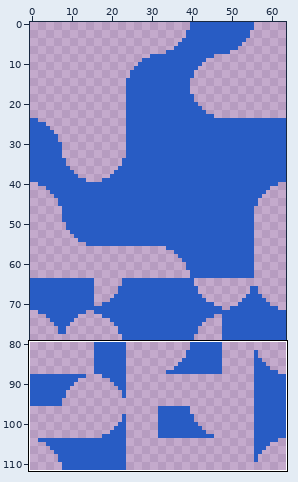
File history of a pixel-art file, Core/assets/aseprite/tiles/tile_sheets/water_dual_sheet.aseprite. Above, an overview of the earlier version with the close-up marked.
Close-up. Before the commit:
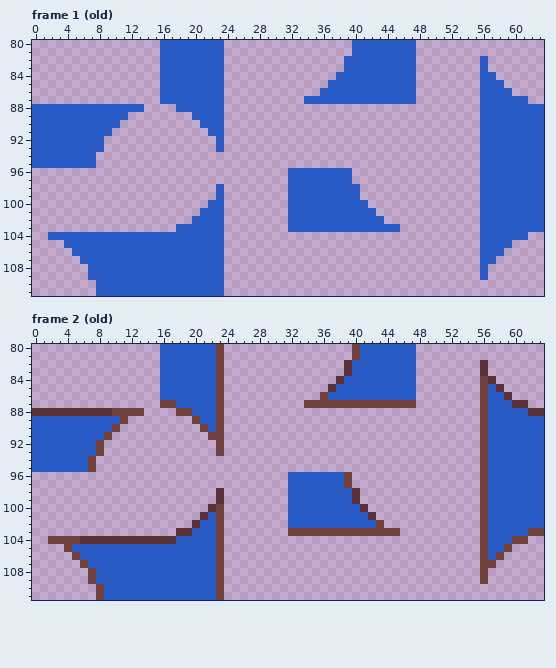
64x112 pixels, 13 frames. Shown: frame 1 (old): x 0..63, y 80..111; frame 2 (old): x 0..63, y 80..111. The commit also changed other frames or places, which this record leaves out.
Once edited:
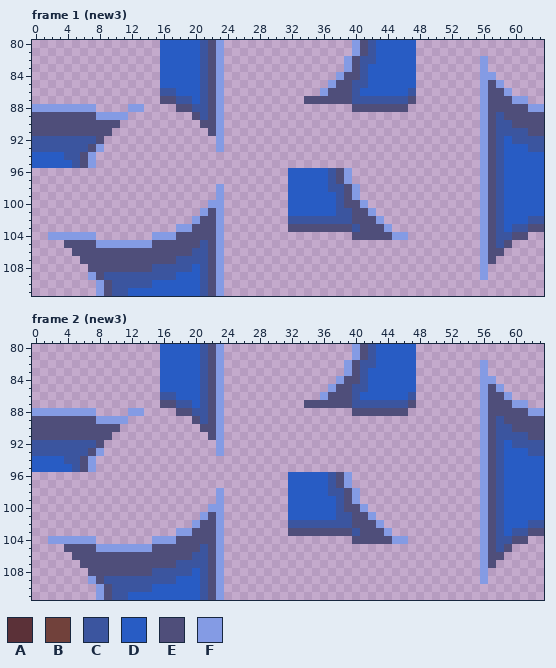
Palette (. is transparent): A #5b3138  B #71413b  C #3b559f  D #285cc4  E #4f4e7a  F #849be4
From old to new:
--- frame 1 (new3), layers "Layer 1", "Layer"
@@ x 0..63 @@
- 80 ................DDDDDDDD................DDDDDDDD................
- 81 ................DDDDDDDD................DDDDDDDD................
- 82 ................DDDDDDDD...............DDDDDDDDD........D.......
- 83 ................DDDDDDDD...............DDDDDDDDD........D.......
- 84 ................DDDDDDDD..............DDDDDDDDDD........DD......
- 85 ................DDDDDDDD.............DDDDDDDDDDD........DDD.....
- 86 ................DDDDDDDD............DDDDDDDDDDDD........DDDD....
- 87 ................DDDDDDDD..........DDDDDDDDDDDDDD........DDDDDD..
- 88 DDDDDDDDDDDDDD....DDDDDD................................DDDDDDDD
- 89 DDDDDDDDDDDD........DDDD................................DDDDDDDD
- 90 DDDDDDDDDDD..........DDD................................DDDDDDDD
- 91 DDDDDDDDDD............DD................................DDDDDDDD
- 92 DDDDDDDDD..............D................................DDDDDDDD
- 93 DDDDDDDDD..............D................................DDDDDDDD
- 94 DDDDDDDD................................................DDDDDDDD
- 95 DDDDDDDD................................................DDDDDDDD
- 96 ................................DDDDDDDD................DDDDDDDD
- 97 ................................DDDDDDDD................DDDDDDDD
- 98 .......................D........DDDDDDDDD...............DDDDDDDD
- 99 .......................D........DDDDDDDDD...............DDDDDDDD
-100 ......................DD........DDDDDDDDDD..............DDDDDDDD
-101 .....................DDD........DDDDDDDDDDD.............DDDDDDDD
-102 ....................DDDD........DDDDDDDDDDDD............DDDDDDDD
-103 ..................DDDDDD........DDDDDDDDDDDDDD..........DDDDDDDD
-104 ..DDDDDDDDDDDDDDDDDDDDDD................................DDDDDD..
-105 ....DDDDDDDDDDDDDDDDDDDD................................DDDD....
-106 .....DDDDDDDDDDDDDDDDDDD................................DDD.....
-107 ......DDDDDDDDDDDDDDDDDD................................DD......
-108 .......DDDDDDDDDDDDDDDDD................................D.......
-109 .......DDDDDDDDDDDDDDDDD................................D.......
-110 ........DDDDDDDDDDDDDDDD........................................
-111 ........DDDDDDDDDDDDDDDD........................................
+ 80 ................DDDDDCEF................FECDDDDD................
+ 81 ................DDDDDCEF................FECDDDDD................
+ 82 ................DDDDDCEF...............FECCDDDDD........F.......
+ 83 ................DDDDDCEF...............FECDDDDDD........F.......
+ 84 ................DDDDDCEF..............FEECDDDDDD........FF......
+ 85 ................DDDDDCEF.............FEECCDDDDDD........FEF.....
+ 86 ................CCDDDCEF............FEEECDDDDDDC........FEEF....
+ 87 ................EECCDCEF..........EEEEEECCCCCCCE........FEEEFF..
+ 88 FFFFFFFF....FF....EECCEF................EEEEEEE.........FEEEEEFF
+ 89 EEEEEEEEFFFF........ECEF................................FECEEEEE
+ 90 EEEEEEEEEEE..........EEF................................FECCEEEE
+ 91 EEEEEEEEEE............EF................................FECCCCEE
+ 92 CCCCCCCCE..............F................................FECDCCCC
+ 93 CCCCCCCEF..............F................................FECDDDCC
+ 94 DDDDCCEF................................................FECDDDDD
+ 95 DDDDDCEF................................................FECDDDDD
+ 96 ................................DDDDDCEF................FECDDDDD
+ 97 ................................DDDDDCEF................FECDDDDD
+ 98 .......................F........DDDDDCCEF...............FECDDDDD
+ 99 .......................F........DDDDDDCEF...............FECDDDDD
+100 ......................FF........DDDDDDCEEF..............FECDDDDD
+101 .....................FEF........DDDDDDCCEEF.............FECDDDDD
+102 ....................FEEF........CCCCCCCCEEEF............FECDDDCC
+103 ..................FFEEEF........EEEEEEEECEEEF...........FECDCCEE
+104 ..FFFFFF.......FFFEEEEEF................EEEEEFF.........FECCEE..
+105 ....EEEEFFFFFFFEEEEEECEF................................FECE....
+106 .....EEEEEEEEEEEEEEECCEF................................FEE.....
+107 ......EEEEEEEEEEEECCCCEF................................FE......
+108 .......EEEEEEEECCCCCDCEF................................F.......
+109 .......FECCCCCCCCCDDDCEF................................F.......
+110 ........FECCCCCDDDDDDCEF........................................
+111 ........FECCDDDDDDDDDCEF........................................
--- frame 2 (new3), layers "Layer 1", "edge waves"
@@ x 0..63 @@
- 80 ................DDDDDDDB................BDDDDDDD................
- 81 ................DDDDDDDB................BDDDDDDD................
- 82 ................DDDDDDDB...............ADDDDDDDD........A.......
- 83 ................DDDDDDDB...............ADDDDDDDD........A.......
- 84 ................DDDDDDDB..............ADDDDDDDDD........BA......
- 85 ................DDDDDDDB.............ADDDDDDDDDD........BDA.....
- 86 ................DDDDDDDB............BDDDDDDDDDDD........BDDA....
- 87 ................BBDDDDDB..........BBBBBBBBBBBBBB........BDDDAA..
- 88 AAAAAAAAAABBBB....BBDDDB................................BDDDDDAA
- 89 DDDDDDDDDDDB........BDDB................................BDDDDDDD
- 90 DDDDDDDDDDB..........BDB................................BDDDDDDD
- 91 DDDDDDDDDB............BB................................BDDDDDDD
- 92 DDDDDDDDB..............B................................BDDDDDDD
- 93 DDDDDDDDB..............B................................BDDDDDDD
- 94 DDDDDDDB................................................BDDDDDDD
- 95 DDDDDDDB................................................BDDDDDDD
- 96 ................................DDDDDDDB................BDDDDDDD
- 97 ................................DDDDDDDB................BDDDDDDD
- 98 .......................A........DDDDDDDDA...............BDDDDDDD
- 99 .......................A........DDDDDDDDA...............BDDDDDDD
-100 ......................AB........DDDDDDDDDA..............BDDDDDDD
-101 .....................ADB........DDDDDDDDDDA.............BDDDDDDD
-102 ....................ADDB........DDDDDDDDDDDB............BDDDDDDD
-103 ..................AADDDB........BBBBBBBBBBBBBB..........BDDDDDBB
-104 ..BBBBAAAAAAAAAAAADDDDDB................................BDDDBB..
-105 ....BDDDDDDDDDDDDDDDDDDB................................BDDB....
-106 .....BDDDDDDDDDDDDDDDDDB................................BDB.....
-107 ......BDDDDDDDDDDDDDDDDB................................BB......
-108 .......BDDDDDDDDDDDDDDDB................................B.......
-109 .......BDDDDDDDDDDDDDDDB................................B.......
-110 ........BDDDDDDDDDDDDDDB........................................
-111 ........BDDDDDDDDDDDDDDB........................................
+ 80 ................DDDDDCEF................FECDDDDD................
+ 81 ................DDDDDCEF................FECDDDDD................
+ 82 ................DDDDDCEF...............FECCDDDDD........F.......
+ 83 ................DDDDDCEF...............FECDDDDDD........F.......
+ 84 ................DDDDDCEF..............FEECDDDDDD........FF......
+ 85 ................DDDDDCEF.............FEECCDDDDDD........FEF.....
+ 86 ................CCDDDCEF............FEEECDDDDDDC........FEEF....
+ 87 ................EECCDCEF..........EEEEEECCCCCCCE........FEEEFF..
+ 88 FFFFFFFF....FF....EECCEF................EEEEEEE.........FEEEEEFF
+ 89 EEEEEEEEFFFF........ECEF................................FECEEEEE
+ 90 EEEEEEEEEEE..........EEF................................FECCEEEE
+ 91 EEEEEEEEEE............EF................................FECCCCEE
+ 92 CCCCCCCCE..............F................................FECDCCCC
+ 93 CCCCCCCEF..............F................................FECDDDCC
+ 94 DDDDCCEF................................................FECDDDDD
+ 95 DDDDDCEF................................................FECDDDDD
+ 96 ................................DDDDDCEF................FECDDDDD
+ 97 ................................DDDDDCEF................FECDDDDD
+ 98 .......................F........DDDDDCCEF...............FECDDDDD
+ 99 .......................F........DDDDDDCEF...............FECDDDDD
+100 ......................FF........DDDDDDCEEF..............FECDDDDD
+101 .....................FEF........DDDDDDCCEEF.............FECDDDDD
+102 ....................FEEF........CCCCCCCCEEEF............FECDDDCC
+103 ..................FFEEEF........EEEEEEEECEEEF...........FECDCCEE
+104 ..FFFFFF.......FFFEEEEEF................EEEEEFF.........FECCEE..
+105 ....EEEEFFFFFFFEEEEEECEF................................FECE....
+106 .....EEEEEEEEEEEEEEECCEF................................FEE.....
+107 ......EEEEEEEEEEEECCCCEF................................FE......
+108 .......EEEEEEEECCCCCDCEF................................F.......
+109 .......FECCCCCCCCCDDDCEF................................F.......
+110 ........FECCCCCDDDDDDCEF........................................
+111 ........FECCDDDDDDDDDCEF........................................
